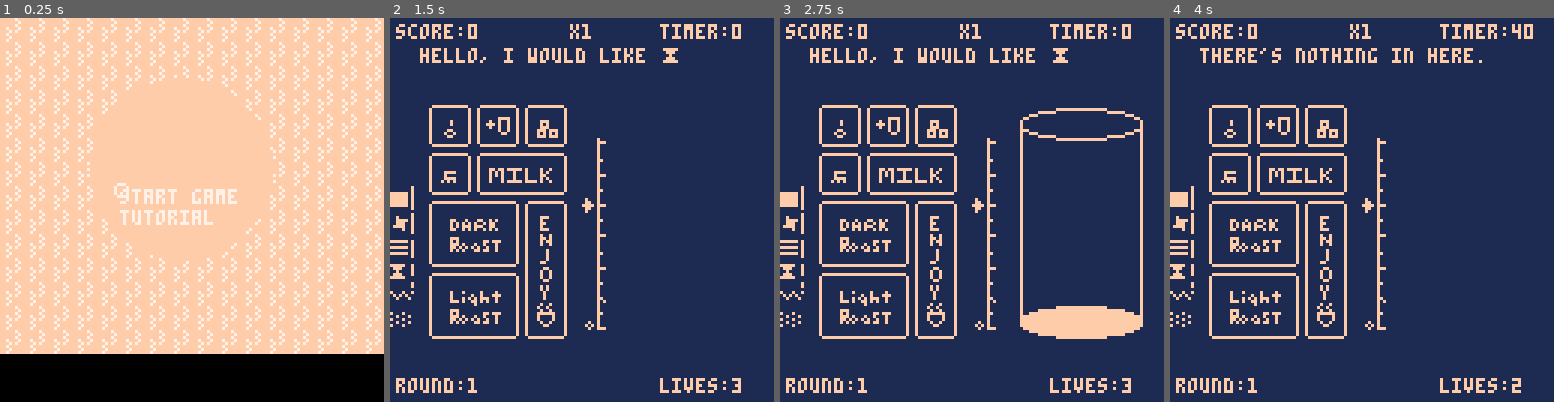
Above: before the commit, frames 1-4 (left to right).
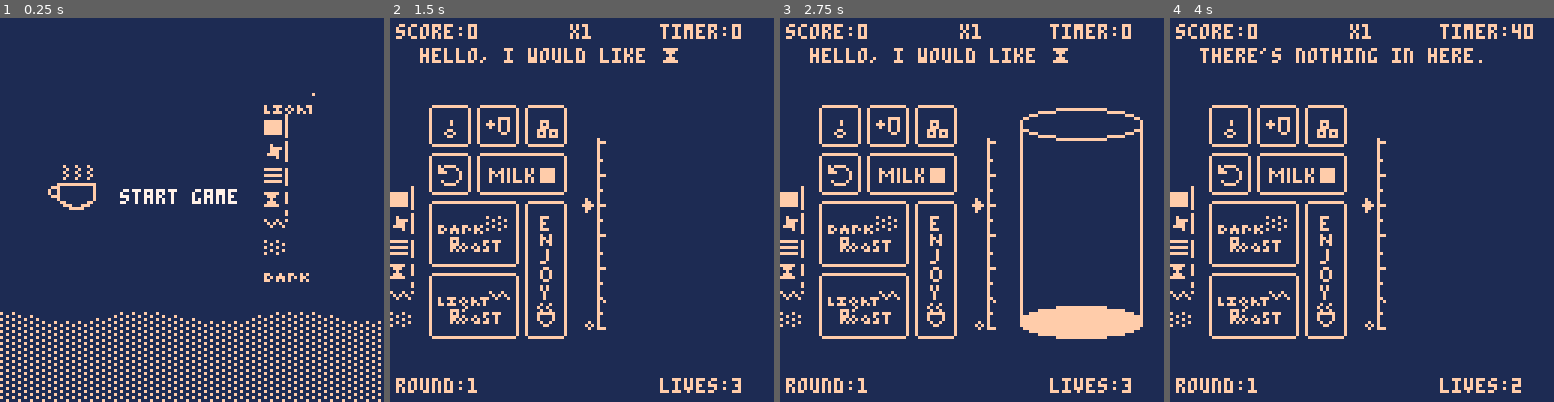
Above: after the commit, the same moments.

Repository: ianquill/brewbyte
Game: PICO-8 cartridge coffee_v09.p8
The game is run twice, just before and just after one commit, with the same random seed, the same clock (stepped at 60 frames per second) and the same inputs.
Inputs:
- Up to frame 1 (0.25 s): no input
- Up to frame 2 (1.5 s): tap X (X key) at 0.33, 1.07 s
- Up to frame 3 (2.75 s): hold Right 1.6-2.1 s; tap X (X key) at 1.85 s; hold Up 2.15-2.42 s; hold Right from 2.47 s (still down)
- Up to frame 4 (4 s): tap X (X key) at 2.97 s; release Right at 3.03 s; hold Left 3.08-3.58 s; hold Down 3.63-3.97 s

The runs differ from the first frame. In frame 1, 97% of the frame differs, in the area x 0-100%, y 0-100%; in frame 2, 0.9%; in frame 3, 0.9%; in frame 4, 0.9%.

Commit message:
ui improvements, timeout bug fix

Diff:
--- a/coffee_v09.p8
+++ b/coffee_v09.p8
@@ -83,15 +83,17 @@
 	local tmp=buttons[sel_row][sel_col].name
 	if tmp=="on" then
 		machine_on=not machine_on
-		if machine_0n==false then
+		if machine_on==false then
 			music(-1)
-			--not triggering?
 		else
 			music(11)
 		end
 		sfx(32)
-		dialogue_status="order"
-		order_str="hello, i would like "..tones_str[order]
+		if gamemode=="game" then
+			dialogue_status="order"
+			order_str="hello, i would like "..tones_str[order]
+		end
+
 	elseif tmp=="cup" and machine_on==true then
 		--add cup
 
@@ -295,53 +297,33 @@
 	gamemode="game"
 	music(-1)
 	order_str="hello, i would like "..tones_str[order]
-end
-
---yet to be implemented
-function start_tutorial()
-	gamemode="tutorial"
-	--various initializing, make sure you reset after returning from the menu? maybe that's just reset()
-
-	gameover=false
-	machine_on=false
-	filling=false
-	cup=false
-	max_lives=3
-	current_lives=max_lives
-	score=0
-	added_score={}
-	current_mult=1
-	last_mult=1
-	current_combo=0
-	customer_count=1
-	round=1
-	music(0)
-	bg=1
-	shake=0
-	warned=false
-	is_blnk=false
-	ice={}
+
+	--drink container inits
+	drnk_btmx=80
+	drnk_btmy=96
+	drnk_xoff=40
+	drnk_yoff=10
+	drnk_topy=30
+
 	coffee_height=0
 	coffee_maxheight=100
 	coffee_height_goal=0
-	flooded=false
 	t=0
-	order=flr(rnd(count(tones))) + 1
-	order_letter=0
-	order_str=""
-
-	timer=0
-	dialogue="~*hello*~\nwelcome to your new job\nplease turn on the machine."
-	dialogue_time=70
-	dialogue_status="dialogue"
-
-
+end
+
+--yet to be implemented
+function start_tutorial()
+	music(-1)
+	gamemode="tutorial"
+	timer=1
+	slide=1
+	dialogue_status=dialogue
 end
 
 function _init()
 	srand(rnd(1000))
 	main_menu_selection=1
-	main_menu_list={"start game","tutorial"}
+	main_menu_list={"start game"}
 
 	gamemode="menu"
 	gameover=false
@@ -362,15 +344,22 @@
 	shake=0
 	warned=false
 
+	slide=1
+	slides={
+	"welcome, this is the first slide",
+	"welcome, this is the second slide",
+	"this is the third slide"
+	}
+
 	--temp
 	increment=0
 
 	--drink container inits
-	drnk_btmx=80
-	drnk_btmy=96
-	drnk_xoff=40
+	drnk_btmx=-10
+	drnk_btmy=150
+	drnk_xoff=200
 	drnk_yoff=10
-	drnk_topy=30
+	drnk_topy=-20
 
 	--menu selection inits
 	--temp!!!
@@ -452,8 +441,29 @@
 
 function _update()
 
+	if gamemode=="menu" then
+		t+=1
+		if t>=20 then
+			t=0
+			coffee_height_goal=flr(rnd(90,128))
+		end
+		if t==0 then
+			if current_tone>=#tones then
+				current_tone=0
+			else
+				current_tone+=1
+			end
+
+		end
+	end
+
+	if gamemode=="tutorial" then
+		timer=0
+	end
+
 	--dialogue system
 	if timer~=0 then
+
 		if gamemode =="tutorial" then
 			dialogue_status="dialogue"
 		end
@@ -461,18 +471,18 @@
 			timer-=1
 		end
 
-		if timer==1 and dialogue_status=="dialogue" then
+		if timer==1 and dialogue_status=="dialogue" and gamemode=="game" then
 
 			dialogue_status="order"
 			--reset timer(temp)
 			timer=order_time
 			order_str="hello, i would like "..tones_str[order]
-		elseif timer==1 and dialogue_status=="order" then
+		elseif timer==1 and dialogue_status=="order" and gamemode=="game" then
 			current_lives-=1
 			clear_cup()
-			order=flr(rnd(count(tones))) + 1
+			order=flr(rnd(count(tones)))+1
 			timer=order_time
-			order_str=""
+			order_str="hello, i would like "..tones_str[order]
 			order_letter=0
 			sfx(24)
 		end
@@ -525,7 +535,7 @@
 
 	end
 
-	if gamemode=="game" or gamemode=="tutorial" then
+	if gamemode=="game" then
 		--input
 		if btnp(➡️) then
 			blnk=blnk_frames-1
@@ -647,6 +657,14 @@
 
 	end
 
+	if gamemode=="tutorial" then
+		if btnp(❎) then
+			slide+=1
+		end
+		--left+right move slides
+		--x moves slides, b goes back a slide
+	end
+
 end
 
 function _draw()
@@ -657,19 +675,21 @@
 	--main menu draw
 	if gamemode=="menu" then
 
-
+		cls(1)
 		map(16)
-		circfill(60,50,30,15)
+
 
 		for i=1,#main_menu_list do
 			print(main_menu_list[i],40,50+(i*7),7)
 			--draw indicator next to it
 			if i==main_menu_selection then
-				circ(40,50+i*7,2)
-			end
-		end
-
-		--print("tutorial")
+				--circ(40,50+i*7,2)
+			end
+		end
+
+		draw_container()
+
+
 
 	elseif gamemode=="gameover" then
 			cls(1)
@@ -698,7 +718,7 @@
 			end
 
 
-	elseif gamemode=="game" or gamemode=="tutorial" then
+	elseif gamemode=="game" then
 		cls(1)
 
 		if not machine_on then
@@ -755,6 +775,20 @@
 
 	end
 
+	if gamemode=="tutorial" then
+		cls(1)
+		map()
+		dialogue=slides[slide]
+		if dialogue_status=="dialogue" then
+			order_str=dialogue
+			if #order_str>=30 then
+				order_letter+=2
+			elseif order_letter<=#order_str then
+				order_letter+=1
+			end
+			print(sub(order_str,0,order_letter),10,10,15)
+		end
+	end
 
 
 end
@@ -1017,21 +1051,23 @@
 
 
 
+
+
 __map__
-1010101010101010101010101010101040404040404040404040404040404040101010101010101010101010101010100000000000000000000000000000000000000000000000000000000000000000000000000000000000000000000000000000000000000000000000000000000000000000000000000000000000000000
-1010101010101010101010101010101040404040404040404040404040404040101010101010101010101010101010100000000000000000000000000000000000000000000000000000000000000000000000000000000000000000000000000000000000000000000000000000000000000000000000000000000000000000
-1010101010101010101010101010101040404040404040404040404040404040101010101010101010101010101010100000000000000000000000000000000000000000000000000000000000000000000000000000000000000000000000000000000000000000000000000000000000000000000000000000000000000000
-1001020302030238101010101010101040404040404040404040404040404040101010101010101010101010101010100000000000000000000000000000000000000000000000000000000000000000000000000000000000000000000000000000000000000000000000000000000000000000000000000000000000000000
-1011121305130635101010101010101040404040404040404040404040404040101010101010101010101010101010100000000000000000000000000000000000000000000000000000000000000000000000000000000000000000000000000000000000000000000000000000000000000000000000000000000000000000
-10212223222022360d1010101010101040404040404040404040404040404040101010101010101010101010101010100000000000000000000000000000000000000000000000000000000000000000000000000000000000000000000000000000000000000000000000000000000000000000000000000000000000000000
-10110413070809351d1010101010101040404040404040404040404040404040101010101010101010101010101010100000000000000000000000000000000000000000000000000000000000000000000000000000000000000000000000000000000000000000000000000000000000000000000000000000000000000000
-62212220223022362d1010101010101040404040404040404040404040404040101010101010101010101010101010100000000000000000000000000000000000000000000000000000000000000000000000000000000000000000000000000000000000000000000000000000000000000000000000000000000000000000
-7211141516131a353d1010101010101040404040404040404040404040404040101010101010101010101010101010100000000000000000000000000000000000000000000000000000000000000000000000000000000000000000000000000000000000000000000000000000000000000000000000000000000000000000
-4111242526132a350c1010101010101040404040404040404040404040404040101010101010101010101010101010100000000000000000000000000000000000000000000000000000000000000000000000000000000000000000000000000000000000000000000000000000000000000000000000000000000000000000
-5121222222343a351c1010101010101040404040404040404040404040404040101010101010101010101010101010100000000000000000000000000000000000000000000000000000000000000000000000000000000000000000000000000000000000000000000000000000000000000000000000000000000000000000
-6111171819131b352c1010101010101040404040404040404040404040404040101010101010101010101010101010100000000000000000000000000000000000000000000000000000000000000000000000000000000000000000000000000000000000000000000000000000000000000000000000000000000000000000
-7111242526132b353c1010101010101040404040404040404040404040404040101010101010101010101010101010100000000000000000000000000000000000000000000000000000000000000000000000000000000000000000000000000000000000000000000000000000000000000000000000000000000000000000
-1031323232333237101000000000001040404040404040404040404040404040101010101010101010101010101010100000000000000000000000000000000000000000000000000000000000000000000000000000000000000000000000000000000000000000000000000000000000000000000000000000000000000000
+1010101010101010101010101010101000000000000000000000000000000000101010101010101010101010101010100000000000000000000000000000000000000000000000000000000000000000000000000000000000000000000000000000000000000000000000000000000000000000000000000000000000000000
+1010101010101010101010101010101000000000000000000000000000000000101010101010101010101010101010100000000000000000000000000000000000000000000000000000000000000000000000000000000000000000000000000000000000000000000000000000000000000000000000000000000000000000
+1010101010101010101010101010101000000000000000000000000000000000101010101010101010101010101010100000000000000000000000000000000000000000000000000000000000000000000000000000000000000000000000000000000000000000000000000000000000000000000000000000000000000000
+1001020302030238101010101010101000000000000000000000007576770000101010101010101010101010101010100000000000000000000000000000000000000000000000000000000000000000000000000000000000000000000000000000000000000000000000000000000000000000000000000000000000000000
+1011121305130635101010101010101000000000000000000000006200000000101010101010101010101010101010100000000000000000000000000000000000000000000000000000000000000000000000000000000000000000000000000000000000000000000000000000000000000000000000000000000000000000
+10212223222022360d1010101010101000000000000000000000007200000000101010101010101010101010101010100000000000000000000000000000000000000000000000000000000000000000000000000000000000000000000000000000000000000000000000000000000000000000000000000000000000000000
+10110413070860351d1010101010101000005354000000000000004100000000101010101010101010101010101010100000000000000000000000000000000000000000000000000000000000000000000000000000000000000000000000000000000000000000000000000000000000000000000000000000000000000000
+62212220223022362d1010101010101000006364000000000000005100000000101010101010101010101010101010100000000000000000000000000000000000000000000000000000000000000000000000000000000000000000000000000000000000000000000000000000000000000000000000000000000000000000
+7211737471131a353d1010101010101000000000000000000000006100000000101010101010101010101010101010100000000000000000000000000000000000000000000000000000000000000000000000000000000000000000000000000000000000000000000000000000000000000000000000000000000000000000
+4111242526132a350c1010101010101000000000000000000000007100000000101010101010101010101010101010100000000000000000000000000000000000000000000000000000000000000000000000000000000000000000000000000000000000000000000000000000000000000000000000000000000000000000
+5121222222343a351c1010101010101000000000000000000000007374000000101010101010101010101010101010100000000000000000000000000000000000000000000000000000000000000000000000000000000000000000000000000000000000000000000000000000000000000000000000000000000000000000
+6111757650131b352c1010101010101000000000000000000000000000000000101010101010101010101010101010100000000000000000000000000000000000000000000000000000000000000000000000000000000000000000000000000000000000000000000000000000000000000000000000000000000000000000
+7111272829132b353c1010101010101000000000000000000000000000000000101010101010101010101010101010100000000000000000000000000000000000000000000000000000000000000000000000000000000000000000000000000000000000000000000000000000000000000000000000000000000000000000
+1031323232333237101000000000001000000000000000000000000000000000101010101010101010101010101010100000000000000000000000000000000000000000000000000000000000000000000000000000000000000000000000000000000000000000000000000000000000000000000000000000000000000000
 0000000000000000000010101010101000000000000000000000000000000000000000000000000000000000000000000000000000000000000000000000000000000000000000000000000000000000000000000000000000000000000000000000000000000000000000000000000000000000000000000000000000000000
 
 
Not shown, changed: 31 lines of the sprite sheet (__gfx__) section of coffee_v09.p8
